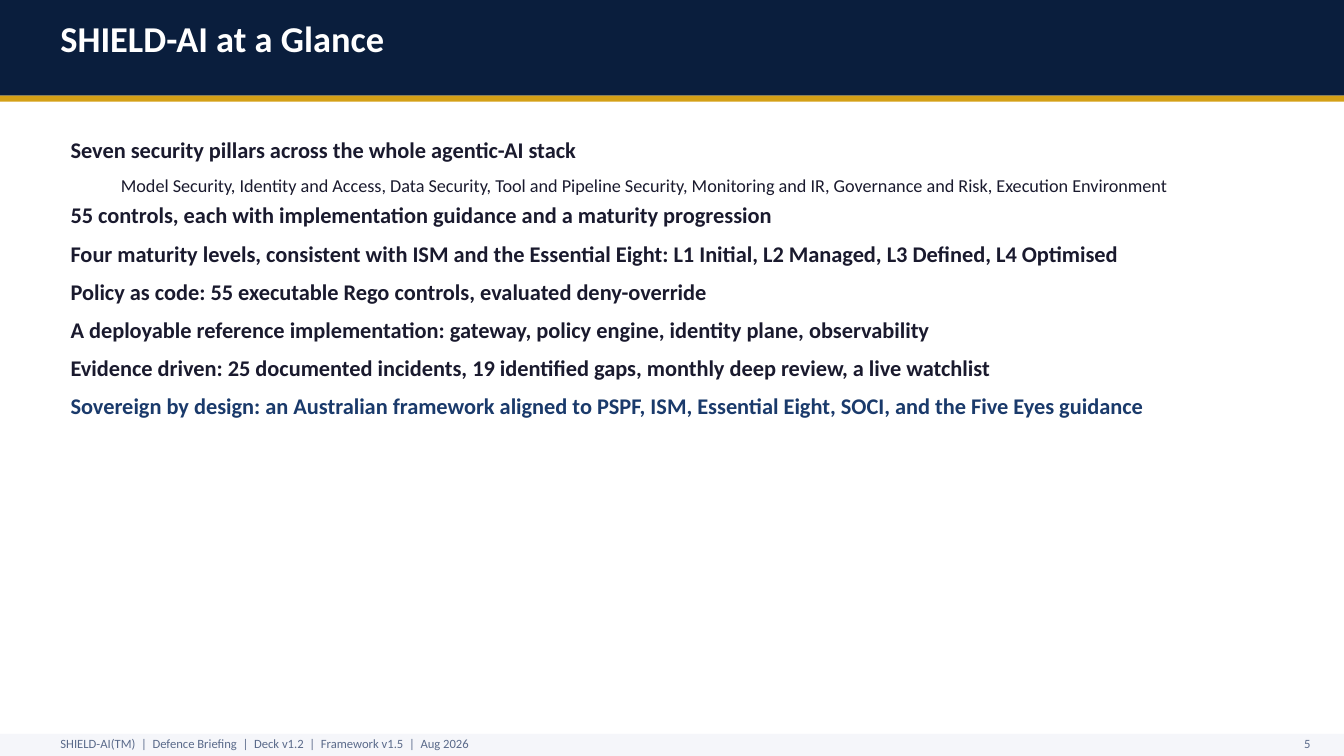
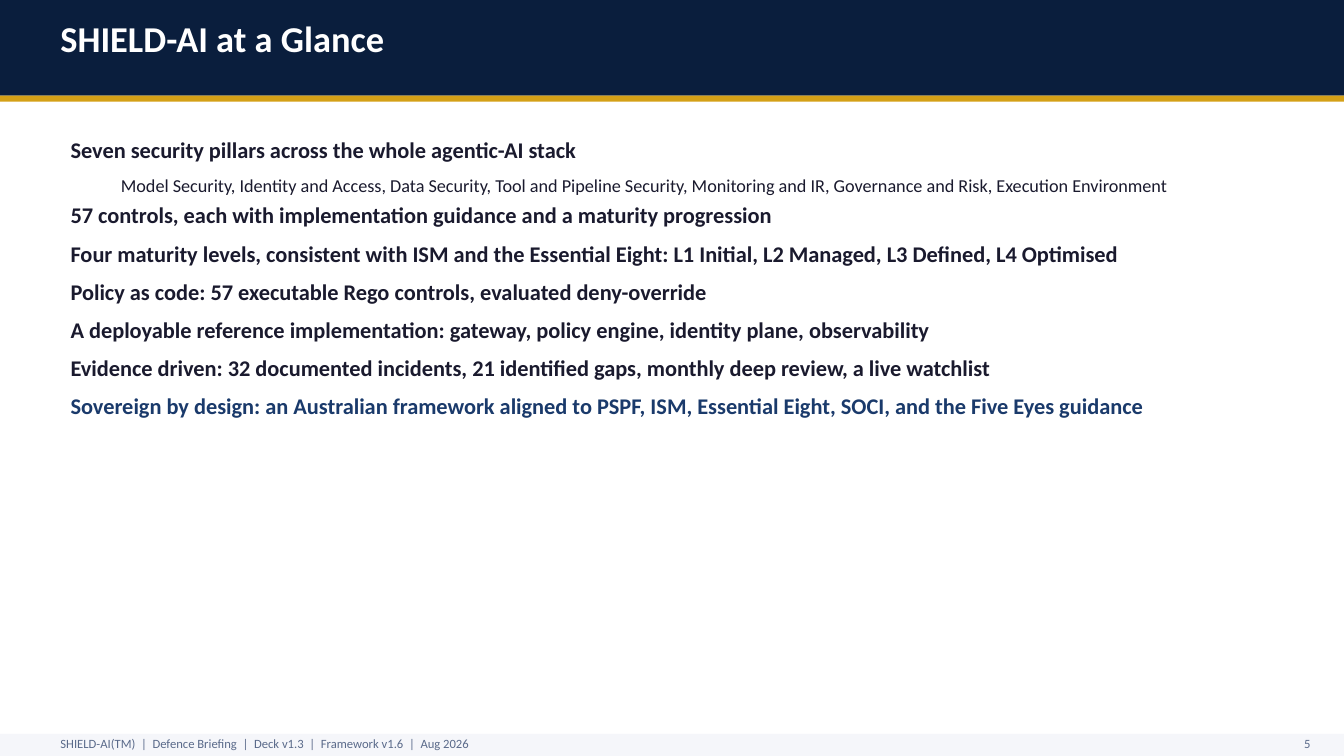
Before and after one commit to monch1962/shield-ai, a slide deck: slide 6 of client-specific/defence/shield-ai-deck-defence.pptx. Drawn at 1344x756 pixels with LibreOffice and Linux fonts; fonts in the diff are those of the drawing. Boxes give left, top, right and bottom in pixels: in the first picture for what was removed or moved away, otherwise in the second. Text is boxed around its words. In the diff, an @@ line names an element or a change of style, - is before the commit and + after.

Commit message:
Complete v1.6 weekly cycle delivery: decks, builds, verification, humanisation
- Deck HTML footers bumped v1.5 -> v1.6 across business, buyers-journey-bridge,
  and technical decks; control counts 55 -> 57; incident counts 25 -> 32;
  deck PDFs regenerated (14/7/27 slides)
- Client decks rebuilt to framework v1.6: defence v1.2 -> v1.3, aware-super
  v1.0 -> v1.1 (MS-10/TP-11 pillar bullets, evidence slides refreshed,
  footers/manifests/framework_version updated); VERSIONS.md rows added
- tools/build_docs.sh run; pypdf/EPUB verification confirms MS-10, TP-11,
  v1.6, G20/G21, and list rendering in all outputs
- Paragraph-adjacent list spacing scan: 0 real junctions repo-wide
- Humanizer pass on gap-analysis report prose (exec summary + v1.6 narrative);
  data/controls/severities untouched
- New Rego stubs for MS-10 and TP-11 (57 total) + sweep helper scripts

```diff
--- a/client-specific/defence/shield-ai-deck-defence.pptx
+++ b/client-specific/defence/shield-ai-deck-defence.pptx
@@ text at box(71, 207, 771, 227): text changed @@
-55 controls, each with implementation guidance and a maturity progression
+57 controls, each with implementation guidance and a maturity progression
@@ text at box(71, 284, 707, 304): text changed @@
-Policy as code: 55 executable Rego controls, evaluated deny-override
+Policy as code: 57 executable Rego controls, evaluated deny-override
@@ text at box(71, 360, 989, 380): text changed @@
-Evidence driven: 25 documented incidents, 19 identified gaps, monthly deep review, a live watchlist
+Evidence driven: 32 documented incidents, 21 identified gaps, monthly deep review, a live watchlist
@@ text at box(60, 739, 469, 750): text changed @@
-SHIELD-AI(TM) | Defence Briefing | Deck v1.2 | Framework v1.5 | Aug 2026
+SHIELD-AI(TM) | Defence Briefing | Deck v1.3 | Framework v1.6 | Aug 2026
```
Also in this commit, not shown: 23 other slides changed, 39 other files.
